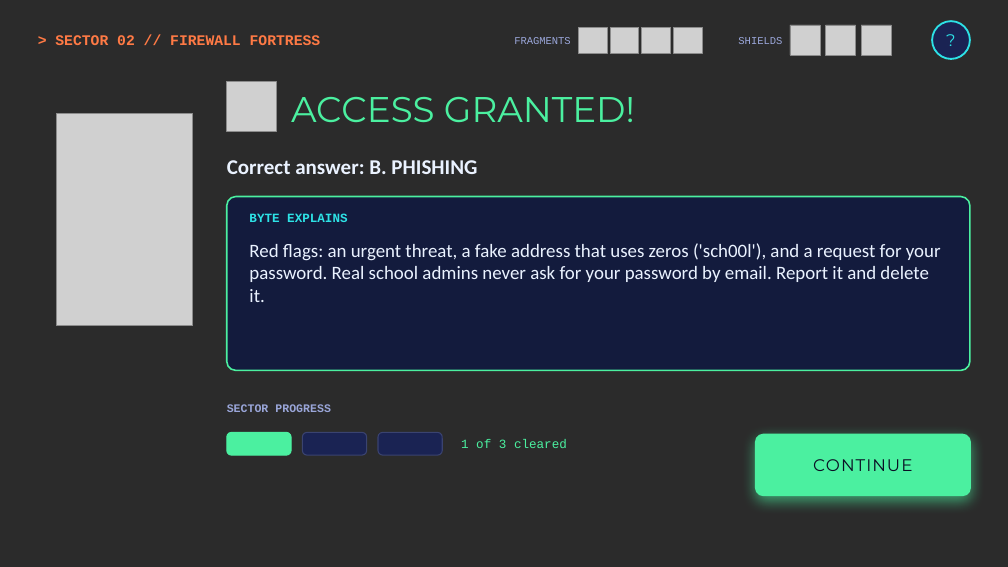
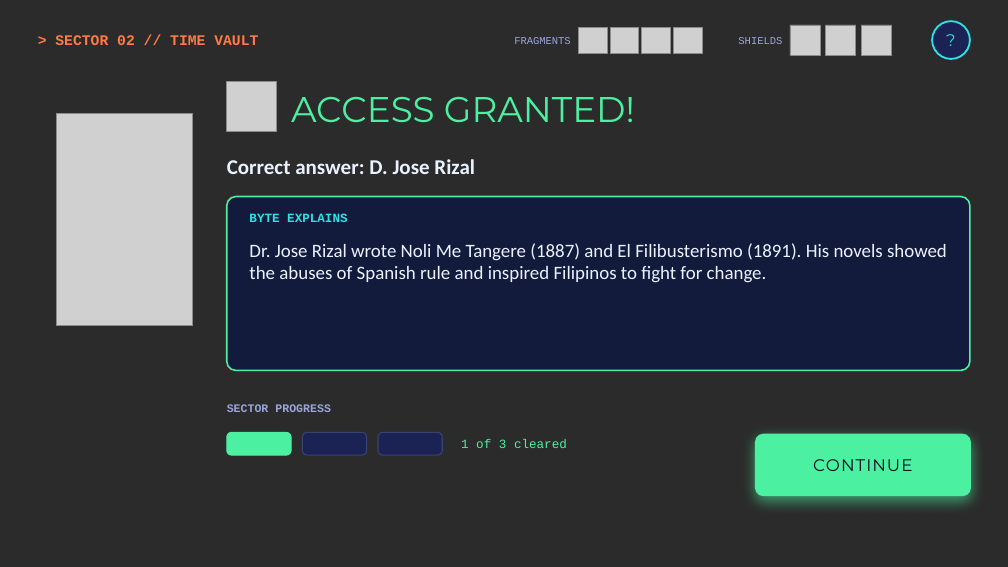
Before and after one commit to ashton212123/ashton212123, a slide deck: slide 38 of gamecraft-ctrl-escape/CTRL-ESCAPE_Game.pptx. Drawn at 1008x567 pixels with LibreOffice and Linux fonts; fonts in the diff are those of the drawing; grey boxes stand for pictures; background and template pictures are left out; a plain dark background stands for a picture behind light text. Boxes give left, top, right and bottom in pixels: in the first picture for what was removed or moved away, otherwise in the second. Text is boxed around its words. In the diff, an @@ line names an element or a change of style, - is before the commit and + after.

```diff
--- a/gamecraft-ctrl-escape/CTRL-ESCAPE_Game.pptx
+++ b/gamecraft-ctrl-escape/CTRL-ESCAPE_Game.pptx
@@ text at <box>55,35,258,45</box>: text changed @@
-> SECTOR 02 // FIREWALL FORTRESS
+> SECTOR 02 // TIME VAULT
@@ text at <box>227,159,475,174</box>: text changed @@
-Correct answer: B. PHISHING
+Correct answer: D. Jose Rizal
@@ text at <box>249,243,947,283</box>: text changed @@
-Red flags: an urgent threat, a fake address that uses zeros ('sch00l'), and a request for your password. Real school admins never ask for your password by email. Report it and delete it.
+Dr. Jose Rizal wrote Noli Me Tangere (1887) and El Filibusterismo (1891). His novels showed the abuses of Spanish rule and inspired Filipinos to fight for change.
```
Also in this commit, not shown: 111 other slides changed, 6 slides added, 6 slides removed, 6 other files.
